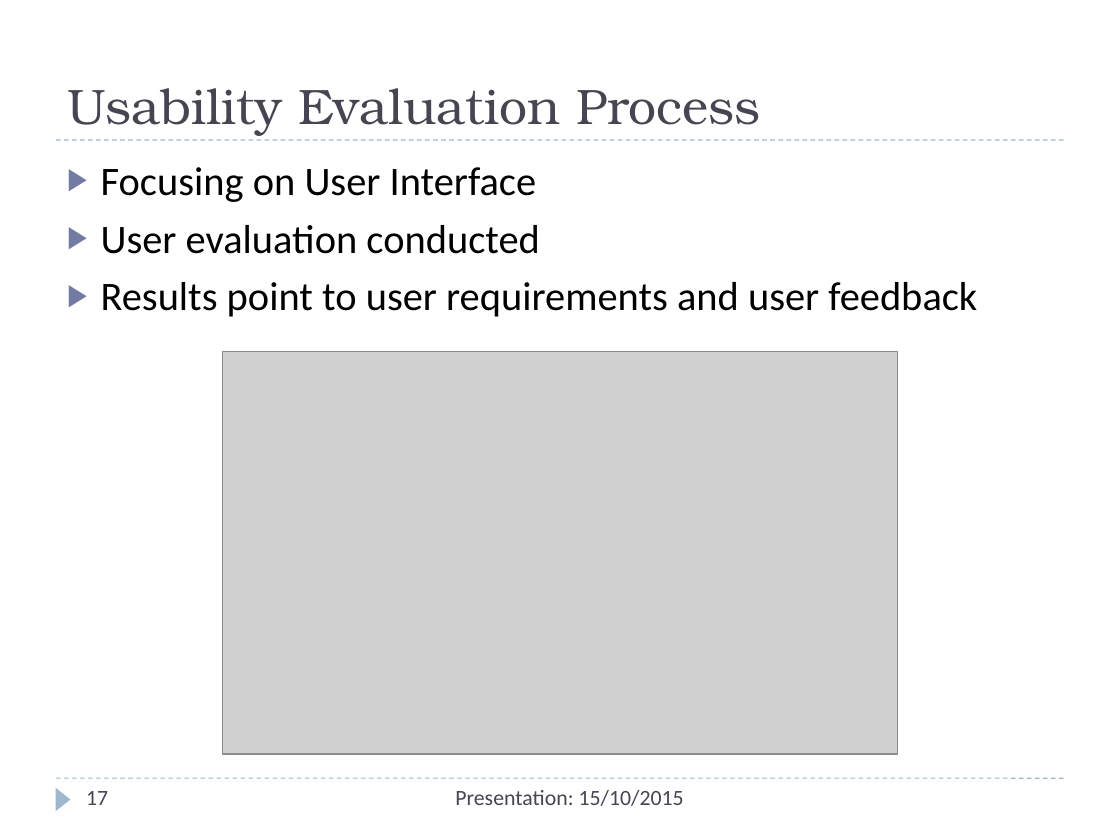
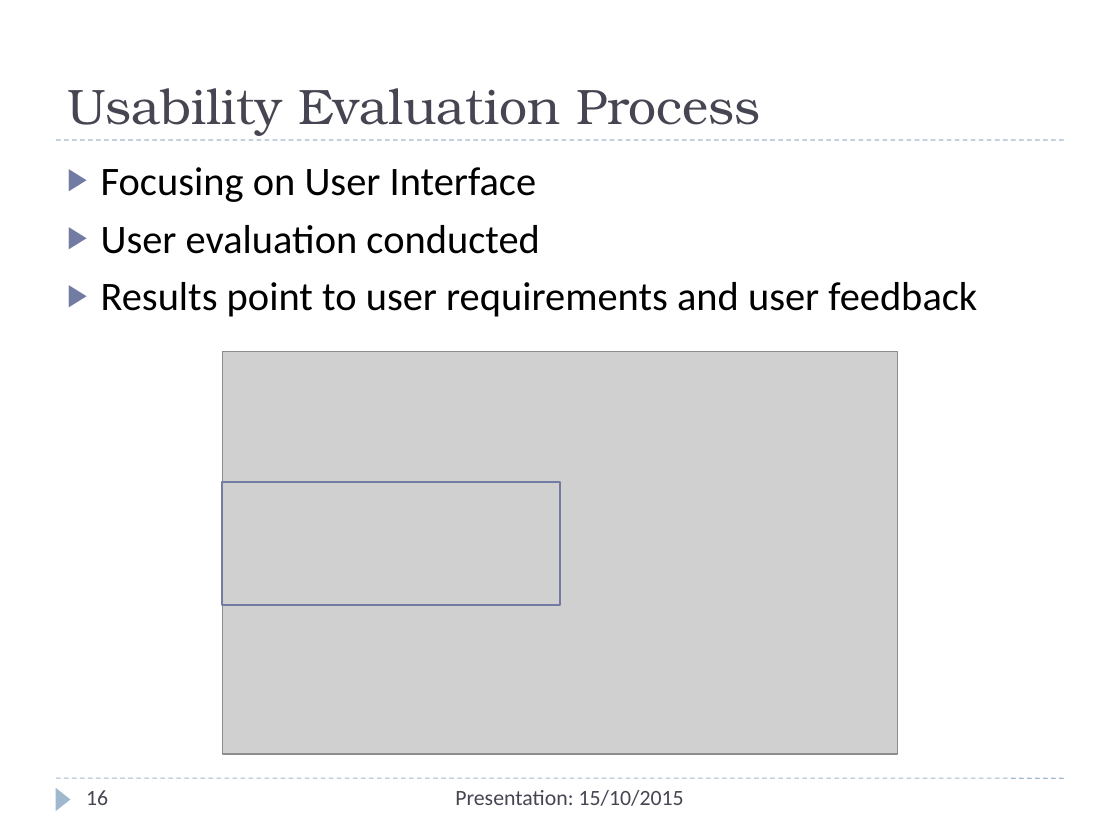
Before and after one commit to Christos-Papoulas/master_thesis, a slide deck: slide 16 of presentation/presentation.pptx (slide 17 before the commit). Drawn at 1120x840 pixels with LibreOffice and Linux fonts; fonts in the diff are those of the drawing; grey boxes stand for pictures. Boxes give left, top, right and bottom in pixels: in the first picture for what was removed or moved away, otherwise in the second. Text is boxed around its words. In the diff, an @@ line names an element or a change of style, - is before the commit and + after.

```diff
--- a/presentation/presentation.pptx
+++ b/presentation/presentation.pptx
@@ rectangle added at (x1=222, y1=482, x2=560, y2=605), outline #727CA3 1.5 pt @@
@@ page number at (x1=86, y1=790, x2=108, y2=805): text changed @@
-17
+16
```
Also in this commit, not shown: 8 other slides changed, 2 slides added, 2 other files.
